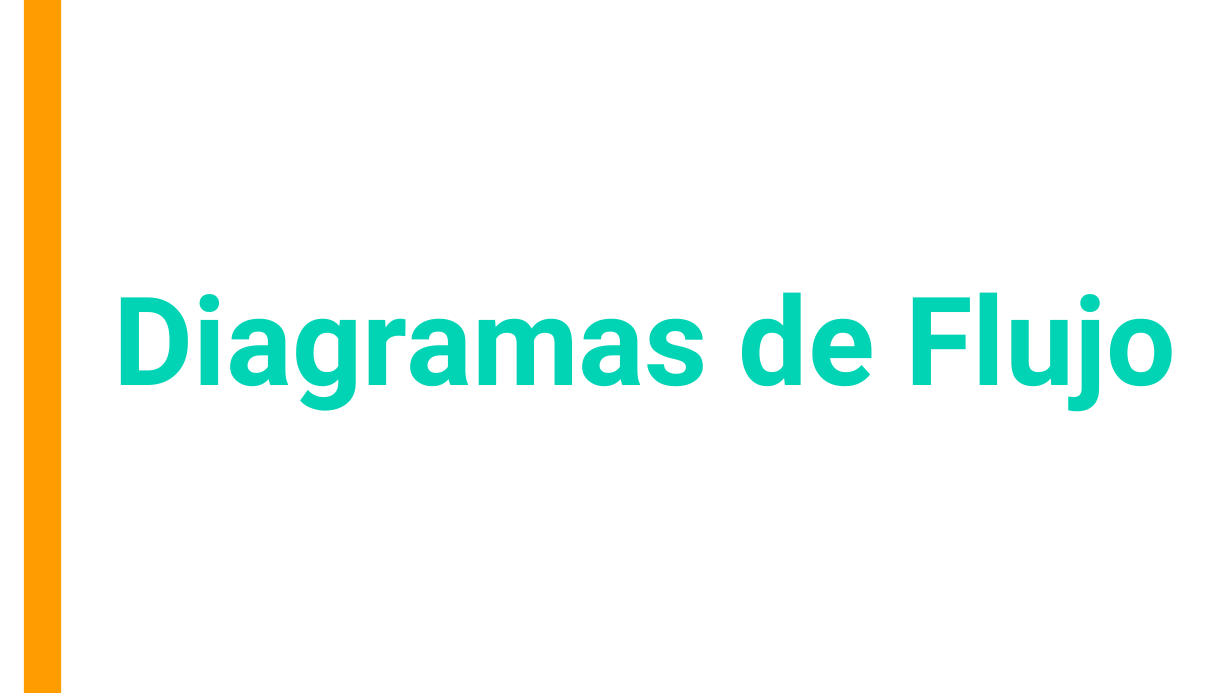
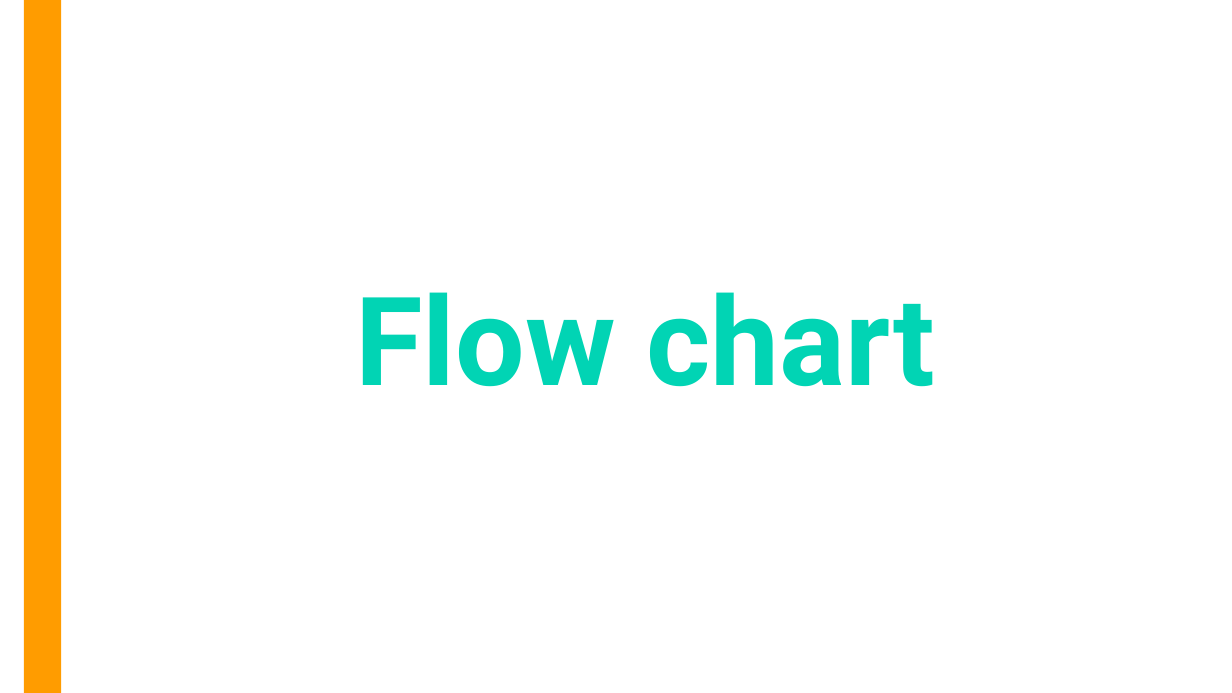
Before and after one commit to OMardil/CS1_2023_EN, a slide deck: slide 14 of MOD03-Algorithms/01 Presentacion/MOD3-Algoritmos_y_Diagramas.pptx. Drawn at 1232x693 pixels with LibreOffice and Linux fonts; fonts in the diff are those of the drawing. Boxes give left, top, right and bottom in pixels: in the first picture for what was removed or moved away, otherwise in the second. Text is boxed around its words. In the diff, an @@ line names an element or a change of style, - is before the commit and + after.

```diff
--- a/MOD03-Algorithms/01 Presentacion/MOD3-Algoritmos_y_Diagramas.pptx
+++ b/MOD03-Algorithms/01 Presentacion/MOD3-Algoritmos_y_Diagramas.pptx
@@ title at <box>355,292,935,387</box>: text changed @@
-Diagramas de Flujo
+Flow chart
```
Also in this commit, not shown: 6 other slides changed, 1 slide added, 1 slide removed, 17 other files.
